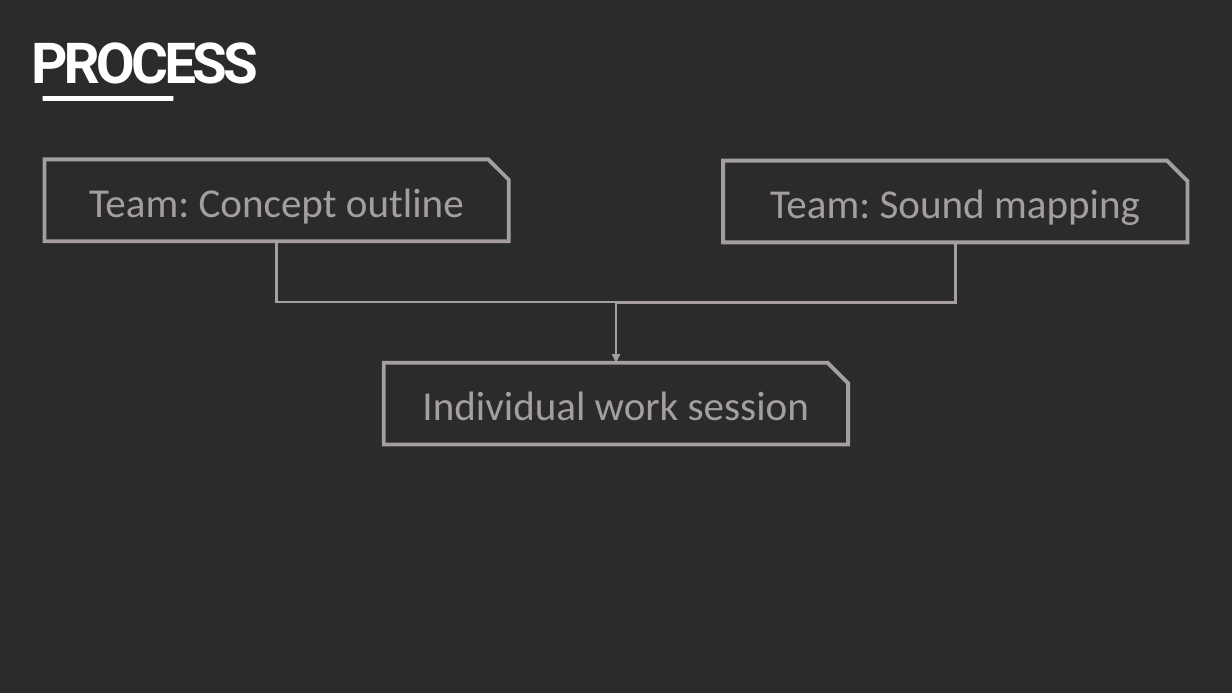
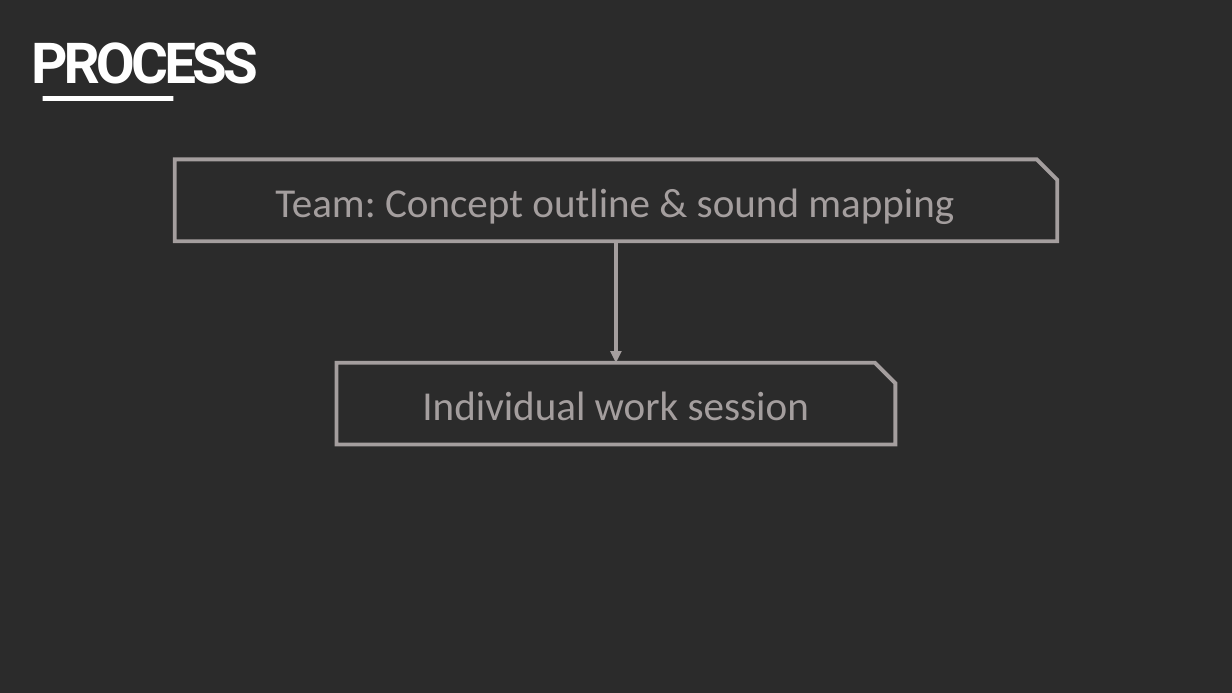
Before and after one commit to CountOneTwo/LevelWithMe, a slide deck: slide 12 of _OTHER FILES/Assignments/Sound Design/Spaceship Pilot - Presentation.pptx. Drawn at 1232x693 pixels with LibreOffice and Linux fonts; fonts in the diff are those of the drawing; background and template pictures are left out; a plain dark background stands for a picture behind light text. Boxes give left, top, right and bottom in pixels: in the first picture for what was removed or moved away, otherwise in the second. Text is boxed around its words. In the diff, an @@ line names an element or a change of style, - is before the commit and + after.

Commit message:
Updated sound design presentation

```diff
--- a/_OTHER FILES/Assignments/Sound Design/Spaceship Pilot - Presentation.pptx
+++ b/_OTHER FILES/Assignments/Sound Design/Spaceship Pilot - Presentation.pptx
@@ snip rect: place and size @@
-snip rect at bbox=[44, 160, 509, 242]
+snip rect at bbox=[175, 160, 1057, 242]
@@ snip rect removed at bbox=[724, 161, 1189, 243] @@
@@ text at bbox=[275, 188, 954, 224]: text changed @@
-Team: Concept outline
+Team: Concept outline & sound mapping
@@ text removed at bbox=[770, 189, 1140, 225] @@
-Team: Sound mapping
@@ elbow arrow removed from (276, 241) to (616, 363) @@
@@ elbow line removed from (956, 242) to (616, 302) @@
@@ arrow added from (616, 241) to (616, 363), #A49E9E 3 pt @@
@@ snip rect: place and size @@
-snip rect at bbox=[384, 363, 848, 445]
+snip rect at bbox=[336, 363, 896, 445]
```
Also in this commit, not shown: 2 other slides changed, 1 other file.
